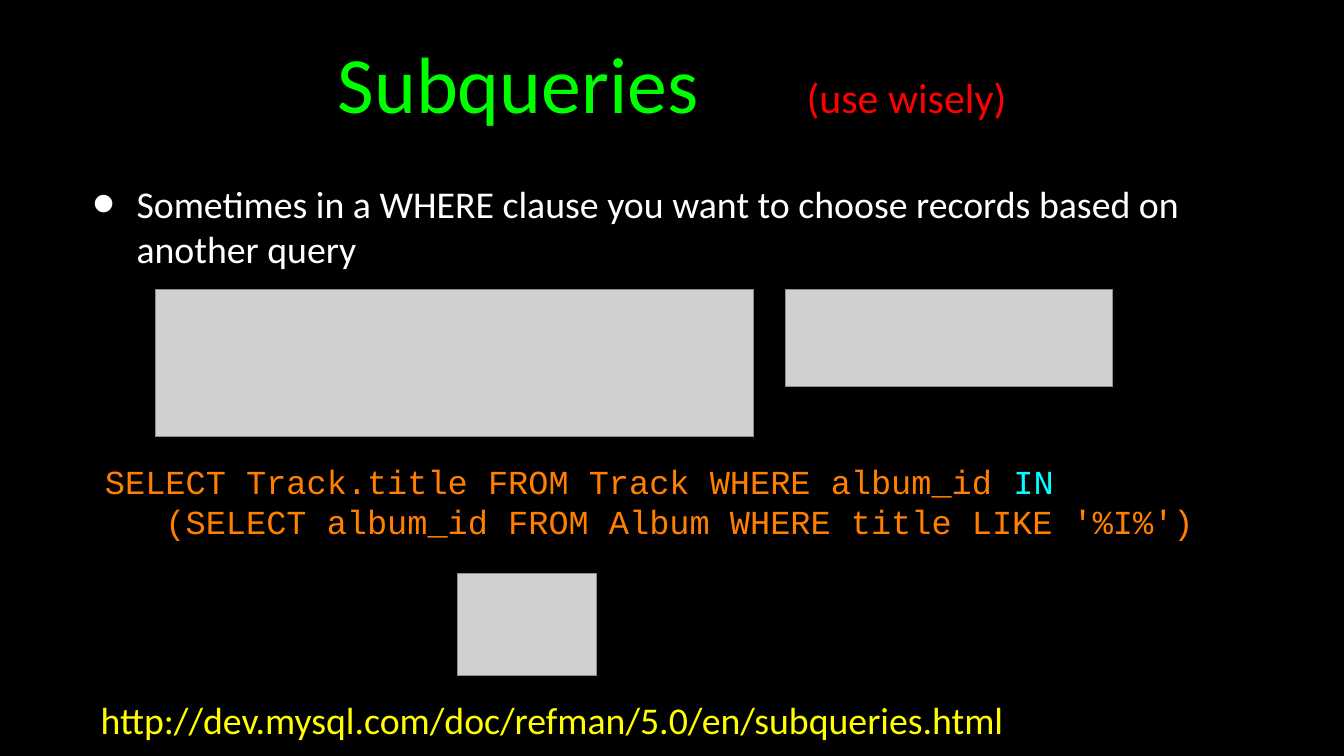
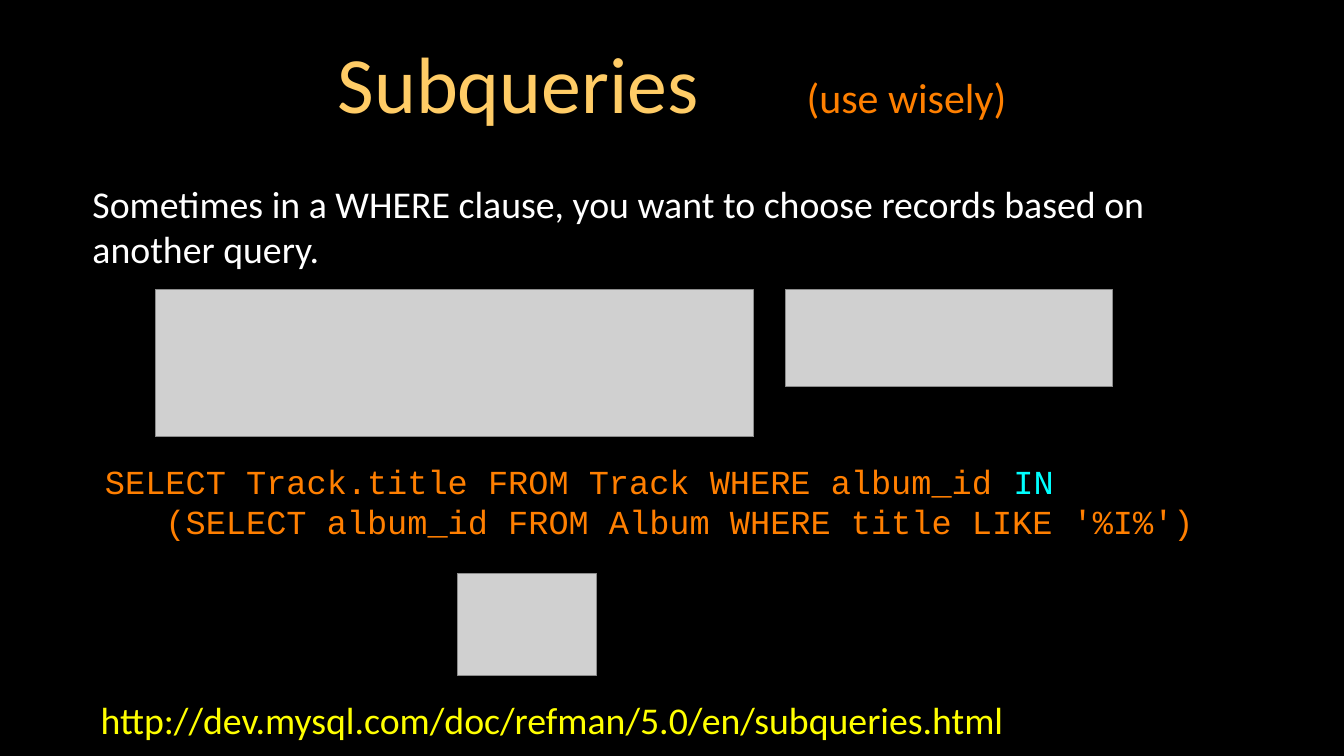
Before and after one commit to csev/wa4e, a slide deck: slide 23 of lectures-old/PHP-15-Advanced-SQL.ppt. Drawn at 1344x756 pixels with LibreOffice and Linux fonts; fonts in the diff are those of the drawing; grey boxes stand for pictures. Boxes give left, top, right and bottom in pixels: in the first picture for what was removed or moved away, otherwise in the second. Text is boxed around its words. In the diff, an @@ line names an element or a change of style, - is before the commit and + after.

```diff
--- a/lectures-old/PHP-15-Advanced-SQL.ppt
+++ b/lectures-old/PHP-15-Advanced-SQL.ppt
@@ title "Subqueries (use wisely)" at bbox=[337, 57, 1006, 126]: text colour #00FF00 to #FFCC66 in "Subqueries"; text colour #FF0000 to #FF8000 in "(use wisely)" @@
@@ text at bbox=[92, 191, 1144, 269]: text changed @@
-• Sometimes in a WHERE clause you want to choose records based on another query
+Sometimes in a WHERE clause, you want to choose records based on another query.
```
Also in this commit, not shown: 25 other slides changed, 1 slide added, 1 other file.
